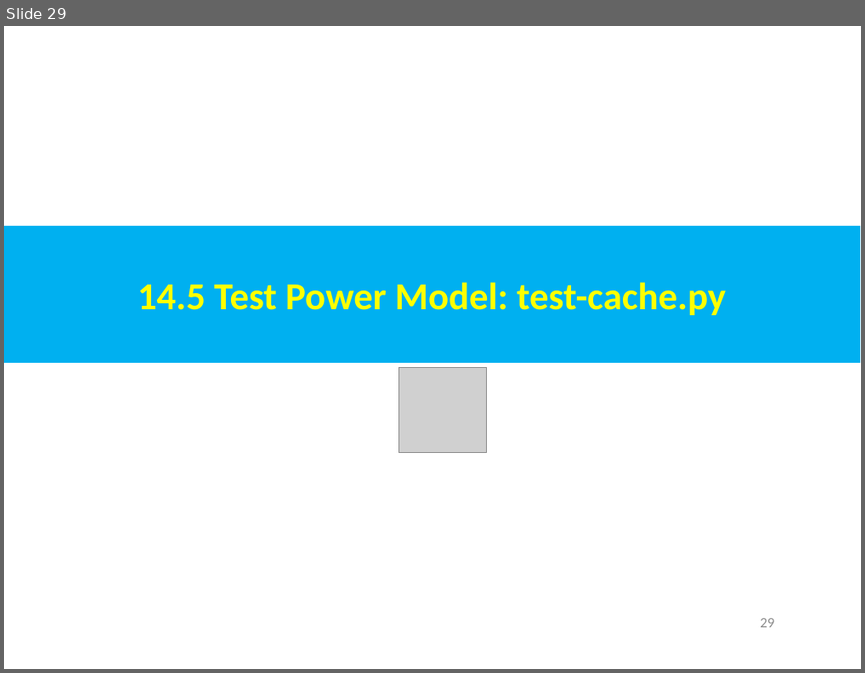
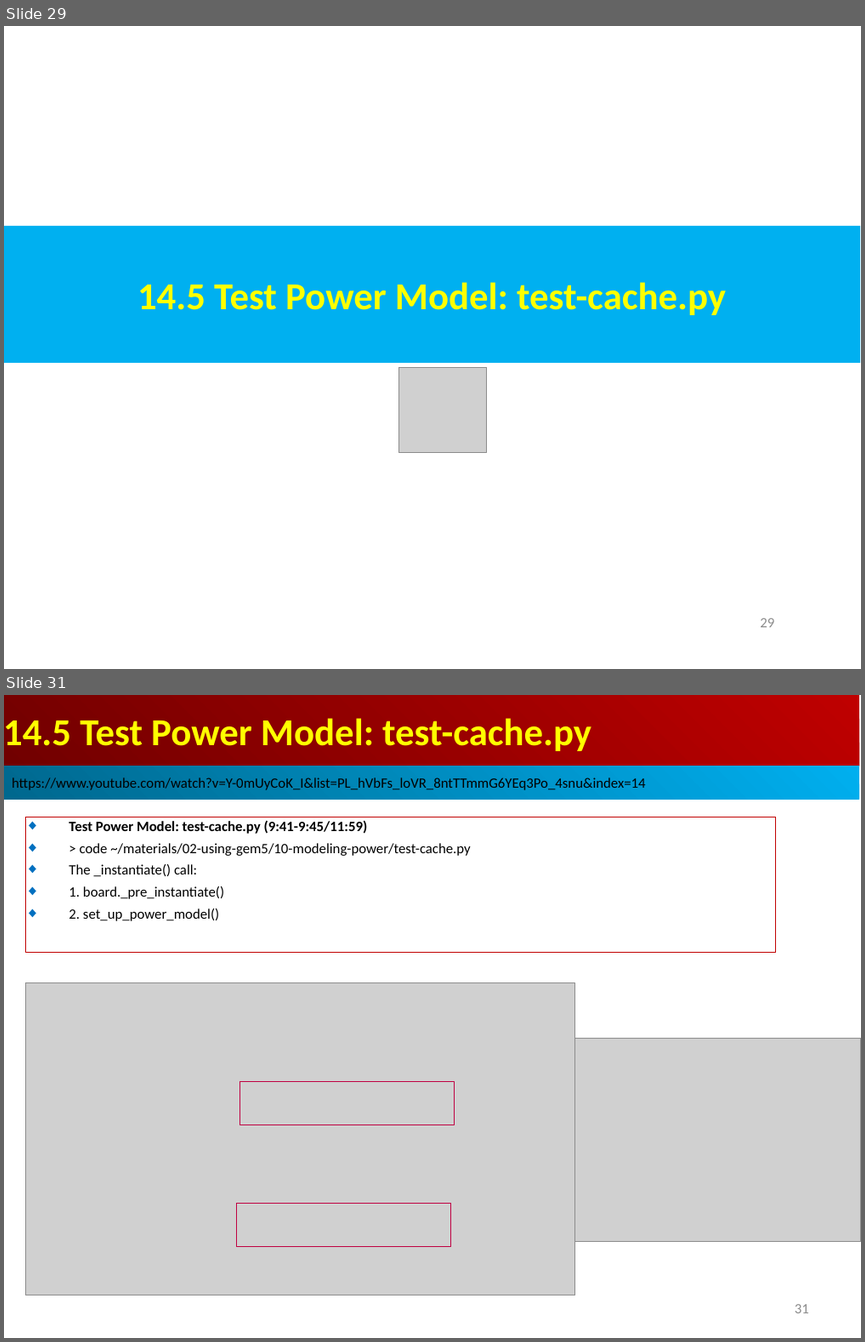
Before and after one commit to peterhchen/AIU_CS850_Gem5_McPAT, a slide deck: 050_Gem5/014.PwrMod/000_Video/014.PowerModel.ppt. Shown one above the other, each under a label of ours: slide 29 before the commit, slides 29 and 31 after it; the slides between them are not shown. The pictures are 865x673 and 865x1342 pixels, drawn with LibreOffice and Linux fonts; fonts in the diff are those of the drawing; grey boxes stand for pictures. Boxes give left, top, right and bottom in pixels: in the first picture for what was removed or moved away, otherwise in the second. Text is boxed around its words. In the diff, an @@ line names an element or a change of style, - is before the commit and + after.

```diff
--- a/050_Gem5/014.PwrMod/000_Video/014.PowerModel.ppt
+++ b/050_Gem5/014.PwrMod/000_Video/014.PowerModel.ppt
@@ slide 31 added at [4,695,861,1338], background #FFFFFF @@
@@ rectangle added at [4,695,859,766], fill gradient #BF0000 to #710000, 32 pt, text #FFFF00, bold @@
+14.5 Test Power Model: test-cache.py
@@ rectangle added at [4,766,859,800], fill gradient #00AFEF to #00688E, 12 pt, text #000000 @@
+https://www.youtube.com/watch?v=Y-0mUyCoK_I&list=PL_hVbFs_loVR_8ntTTmmG6YEq3Po_4snu&index=14
@@ rectangle added at [25,817,775,952], outline #C00000 0.74 pt, 12 pt, text #000000 @@
+◆ Test Power Model: test-cache.py (9:41-9:45/11:59)
+◆ > code ~/materials/02-using-gem5/10-modeling-power/test-cache.py
+◆ The _instantiate() call:
+◆ 1. board._pre_instantiate()
+◆ 2. set_up_power_model()
@@ picture added at [25,983,574,1295] @@
@@ picture added at [555,1038,861,1242] @@
@@ rectangle added at [239,1082,454,1124], outline #BF0041 0.74 pt @@
@@ rectangle added at [236,1203,450,1246], outline #BF0041 0.74 pt @@
@@ page number added at [794,1304,809,1313], 12 pt, text #8B8B8B @@
+31
```
Also in this commit, not shown: 3 slides changed, 5 other slides added.
